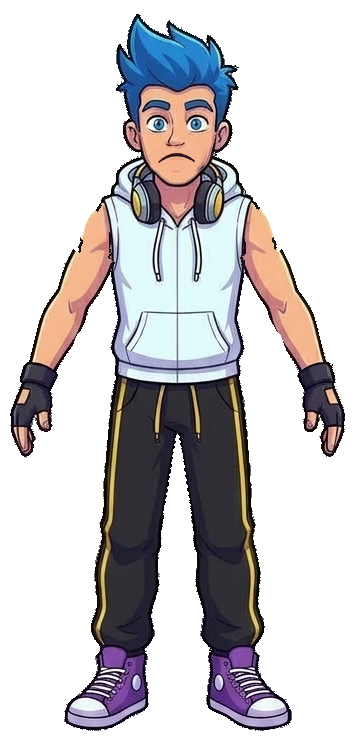
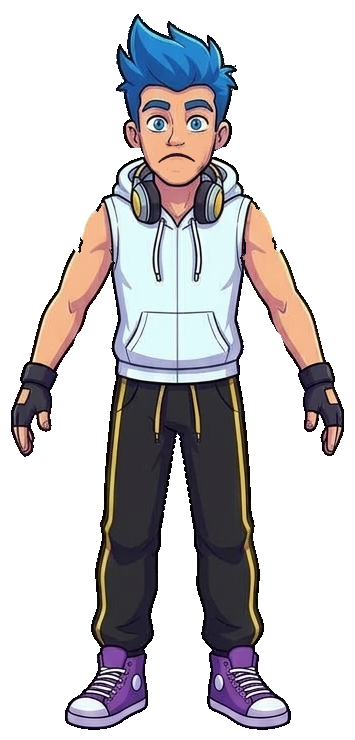
Revision of a layered 355 x 740 image; what changed, layer by layer:
painted on "arm_lo_L" over [260, 264, 345, 457]
painted on "arm_lo_R" over [10, 246, 113, 458]
painted on "head" over [116, 14, 239, 182]
painted on "body" over [64, 147, 292, 731]
painted on "arm_up_R" over [78, 197, 112, 268]
